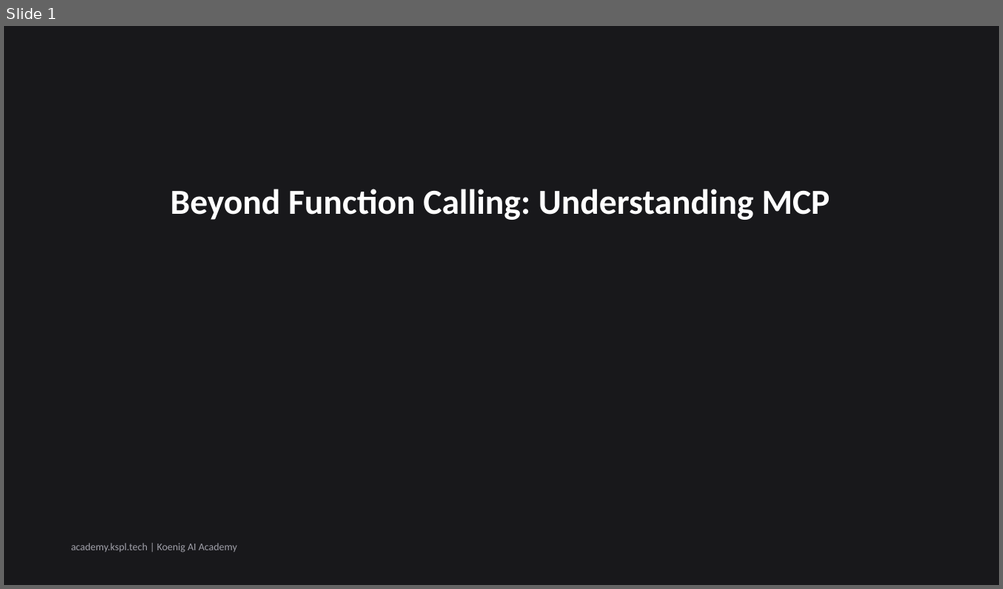
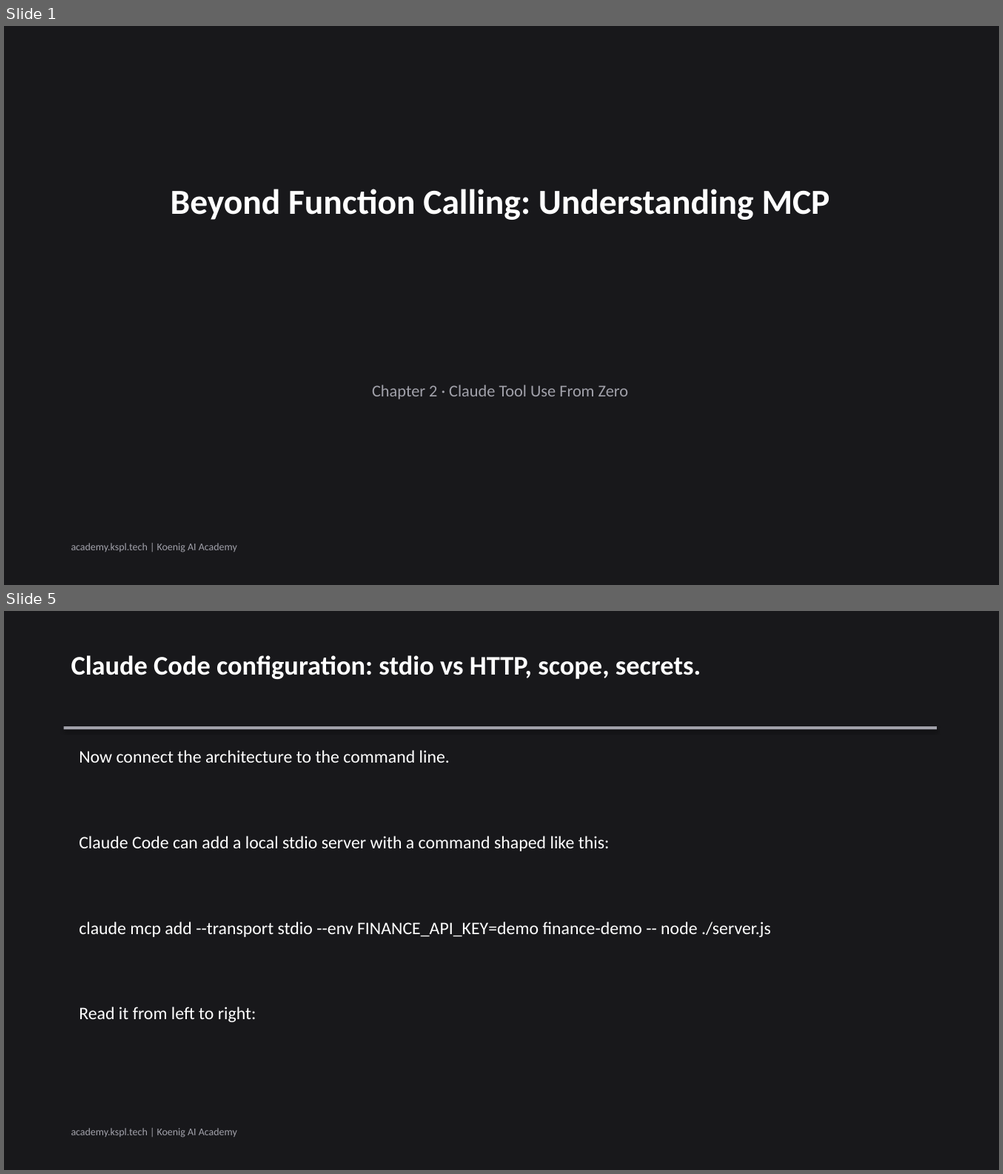
Before and after one commit to Koenig-Solutions-Private-Limited/koenig-ai-org, a slide deck: vault/courses/claude-tool-use-from-zero/ch02-slides.pptx. Shown one above the other, each under a label of ours: slide 1 before the commit, slides 1 and 5 after it; the slides between them are not shown. The pictures are 1003x589 and 1003x1174 pixels, drawn with LibreOffice and Linux fonts; fonts in the diff are those of the drawing. Boxes give left, top, right and bottom in pixels: in the first picture for what was removed or moved away, otherwise in the second. Text is boxed around its words. In the diff, an @@ line names an element or a change of style, - is before the commit and + after.

```diff
--- a/vault/courses/claude-tool-use-from-zero/ch02-slides.pptx
+++ b/vault/courses/claude-tool-use-from-zero/ch02-slides.pptx
@@ slide 5 added at <box>4,611,999,1170</box>, background #18181B @@
@@ text added at <box>71,655,701,679</box>, 26 pt, text #FFFFFF, bold @@
+Claude Code configuration: stdio vs HTTP, scope, secrets.
@@ rectangle added at <box>64,726,936,729</box>, fill #A1A1AA @@
@@ text added at <box>79,750,449,763</box>, 17 pt, text #FFFFFF @@
+Now connect the architecture to the command line.
@@ text added at <box>79,836,609,851</box>, 17 pt, text #FFFFFF @@
+Claude Code can add a local stdio server with a command shaped like this:
@@ text added at <box>79,922,771,937</box>, 17 pt, text #FFFFFF @@
+claude mcp add --transport stdio --env FINANCE_API_KEY=demo finance-demo -- node ./server.js
@@ text added at <box>79,1007,256,1022</box>, 17 pt, text #FFFFFF @@
+Read it from left to right:
@@ text added at <box>71,1128,237,1138</box>, 10 pt, text #A1A1AA @@
+academy.kspl.tech | Koenig AI Academy
@@ slide 1 changed as well @@
@@ text added at <box>372,385,628,400</box>, 16 pt, text #A1A1AA @@
+Chapter 2 · Claude Tool Use From Zero
```
Also in this commit, not shown: 4 other slides changed, 1 other slide added, 2 slides removed, 1 other file.
